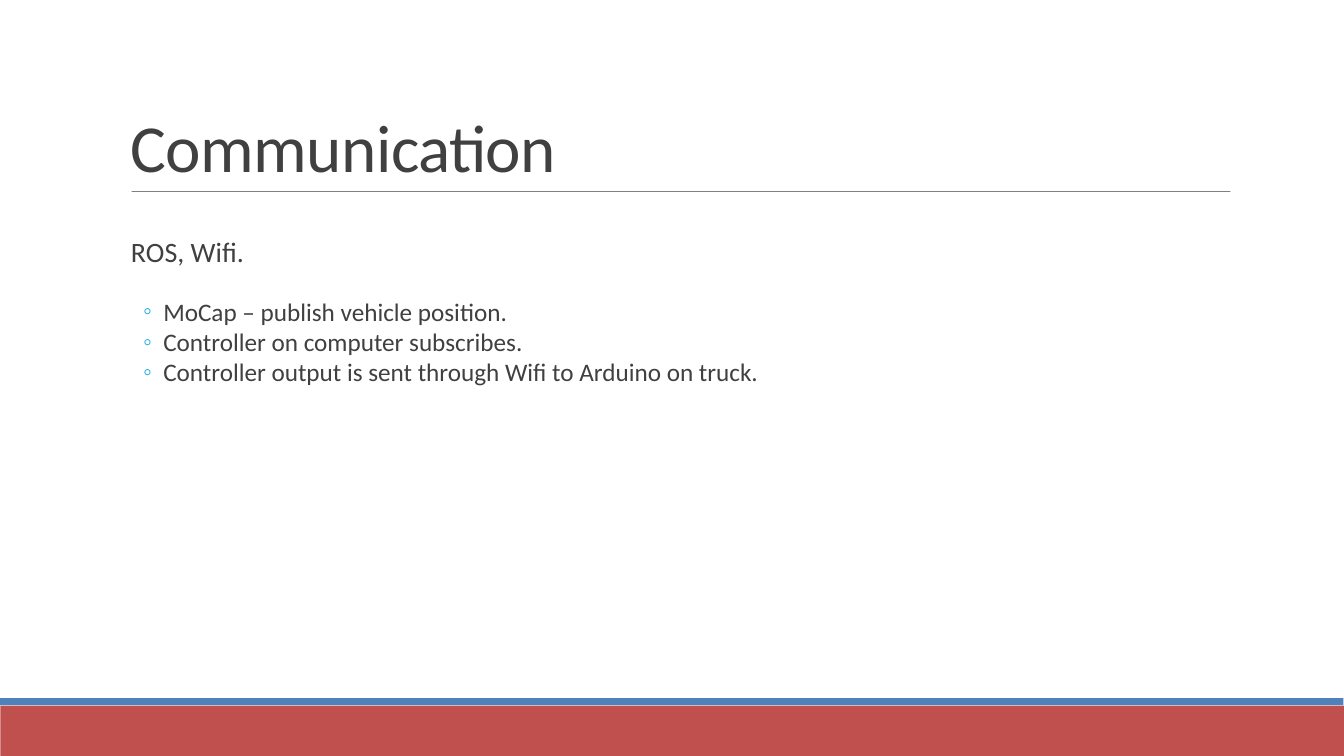
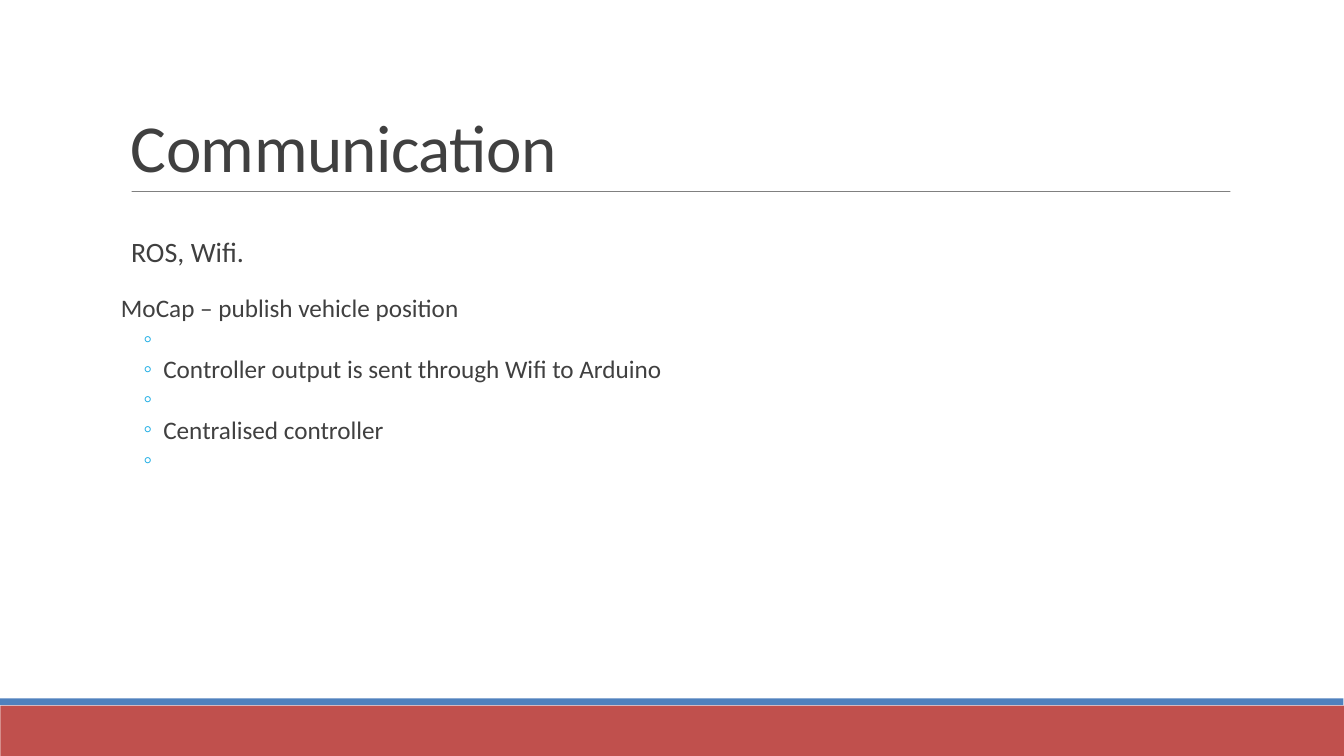
Before and after one commit to PrakharTyagi/PLATOON, a slide deck: slide 7 of Network Assisted Platooning.pptx. Drawn at 1344x756 pixels with LibreOffice and Linux fonts; fonts in the diff are those of the drawing. Boxes give left, top, right and bottom in pixels: in the first picture for what was removed or moved away, otherwise in the second. Text is boxed around its words. In the diff, an @@ line names an element or a change of style, - is before the commit and + after.

Commit message:
updated pp

```diff
--- a/Network Assisted Platooning.pptx
+++ b/Network Assisted Platooning.pptx
@@ text at [121,299,661,439]: text changed @@
-  ◦ MoCap – publish vehicle position.
-  ◦ Controller on computer subscribes.
-  ◦ Controller output is sent through Wifi to Arduino on truck.
+  ◦ MoCap – publish vehicle position
+  ◦ Controller output is sent through Wifi to Arduino
+  ◦ Centralised controller
```
Also in this commit, not shown: 9 other slides changed.
